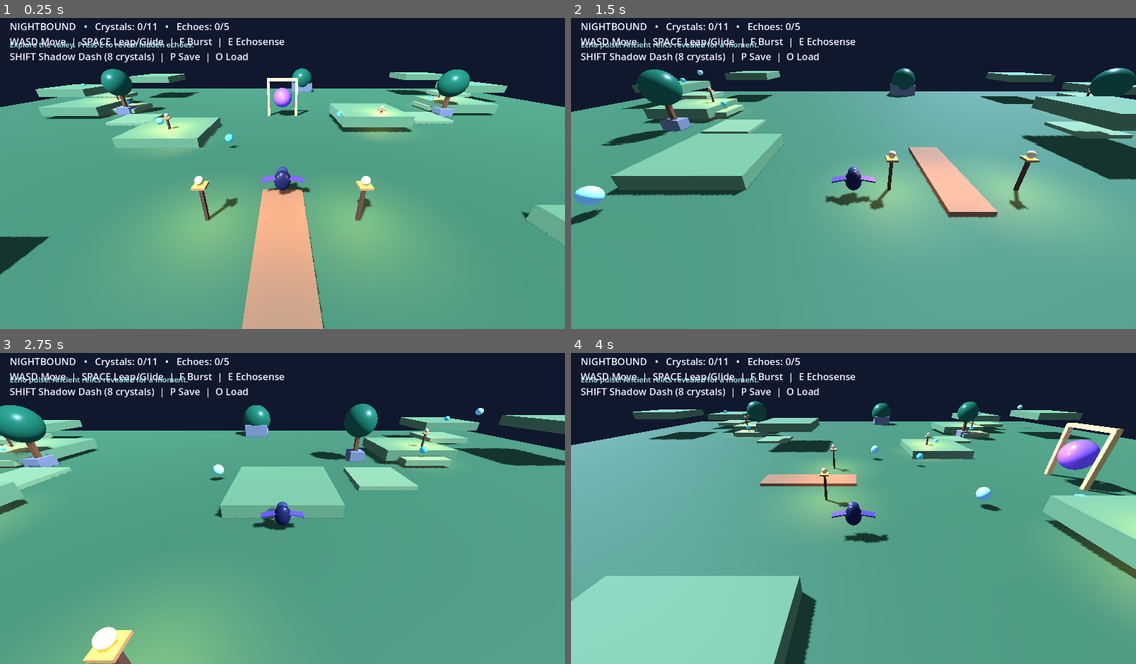
Above: before the commit, frames 1-4 (two rows, left to right).
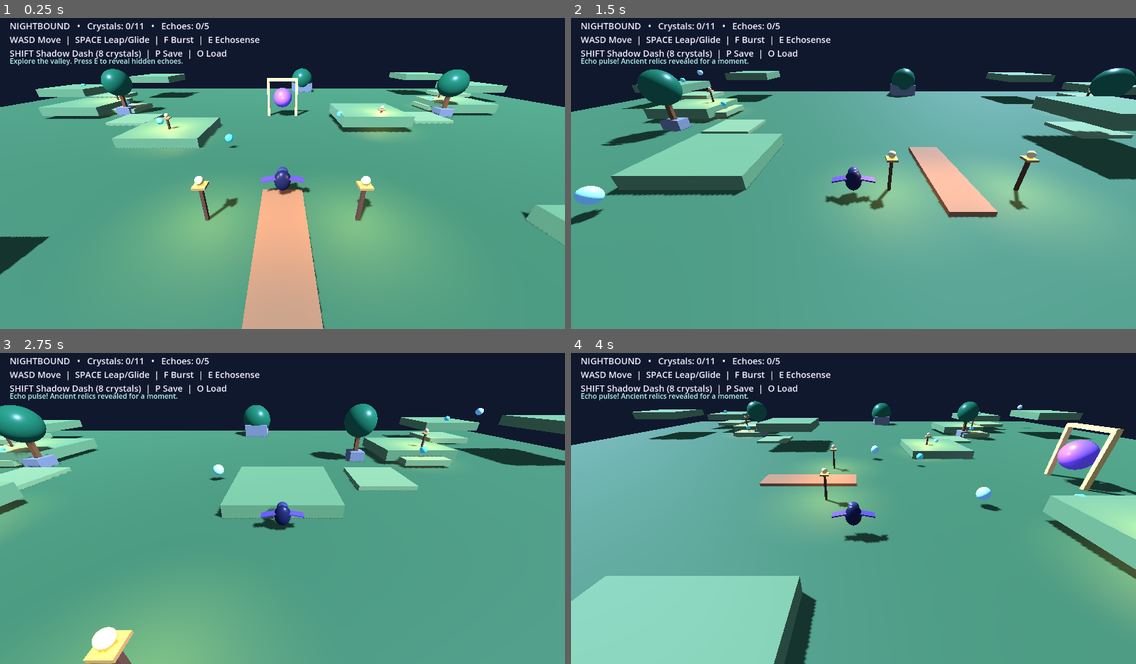
Above: after the commit, the same moments.

Repository: Dynamon91/nightbound
Game: Godot game, scene res://scenes/main.tscn
Two runs of this game, one before a commit and one after it. Both use one fixed random seed, a clock stepped at 60 frames per second and the inputs below.
Inputs:
- Up to frame 1 (0.25 s): no input
- Up to frame 2 (1.5 s): tap E (echosense) at 0.5, 1.35 s; hold D (move_right) 0.53-1.28 s; hold F (burst) 0.53-1.28 s; tap Space (jump) at 0.77 s; hold S (move_back) from 1.28 s (still down)
- Up to frame 3 (2.75 s): tap Space (jump) at 1.52 s; release S (move_back) at 2.03 s; hold D (move_right) from 2.03 s (still down); hold Shift (shadow_dash) from 2.03 s (still down)
- Up to frame 4 (4 s): release D (move_right) at 2.78 s; release Shift (shadow_dash) at 2.78 s; hold W (move_forward) 2.78-3.53 s; tap F (burst) at 2.85 s; tap Space (jump) at 3.02, 3.77 s; hold A (move_left) from 3.53 s (still down); tap E (echosense) at 3.6 s

The runs differ from the first frame. In frame 1, 2.4% of the frame differs, in the area x 1-51%, y 1-16%; in frame 2, 2.4%; in frame 3, 2.4%; in frame 4, 2.4%.

Commit message:
fix: separate gameplay hint from HUD controls

Diff:
--- a/scripts/main.gd
+++ b/scripts/main.gd
@@ -194,12 +194,14 @@
 	add_child(layer)
 	hud = Label.new()
 	hud.position = Vector2(22, 18)
-	hud.add_theme_font_size_override("font_size", 22)
+	hud.add_theme_font_size_override("font_size", 20)
 	hud.add_theme_color_override("font_color", Color("#f4f0ff"))
 	layer.add_child(hud)
 	message = Label.new()
-	message.position = Vector2(22, 62)
-	message.add_theme_font_size_override("font_size", 17)
+	message.position = Vector2(22, 100)
+	message.size = Vector2(1000, 48)
+	message.autowrap_mode = TextServer.AUTOWRAP_WORD_SMART
+	message.add_theme_font_size_override("font_size", 16)
 	message.add_theme_color_override("font_color", Color("#b7f8f3"))
 	layer.add_child(message)
 	refresh_hud()
